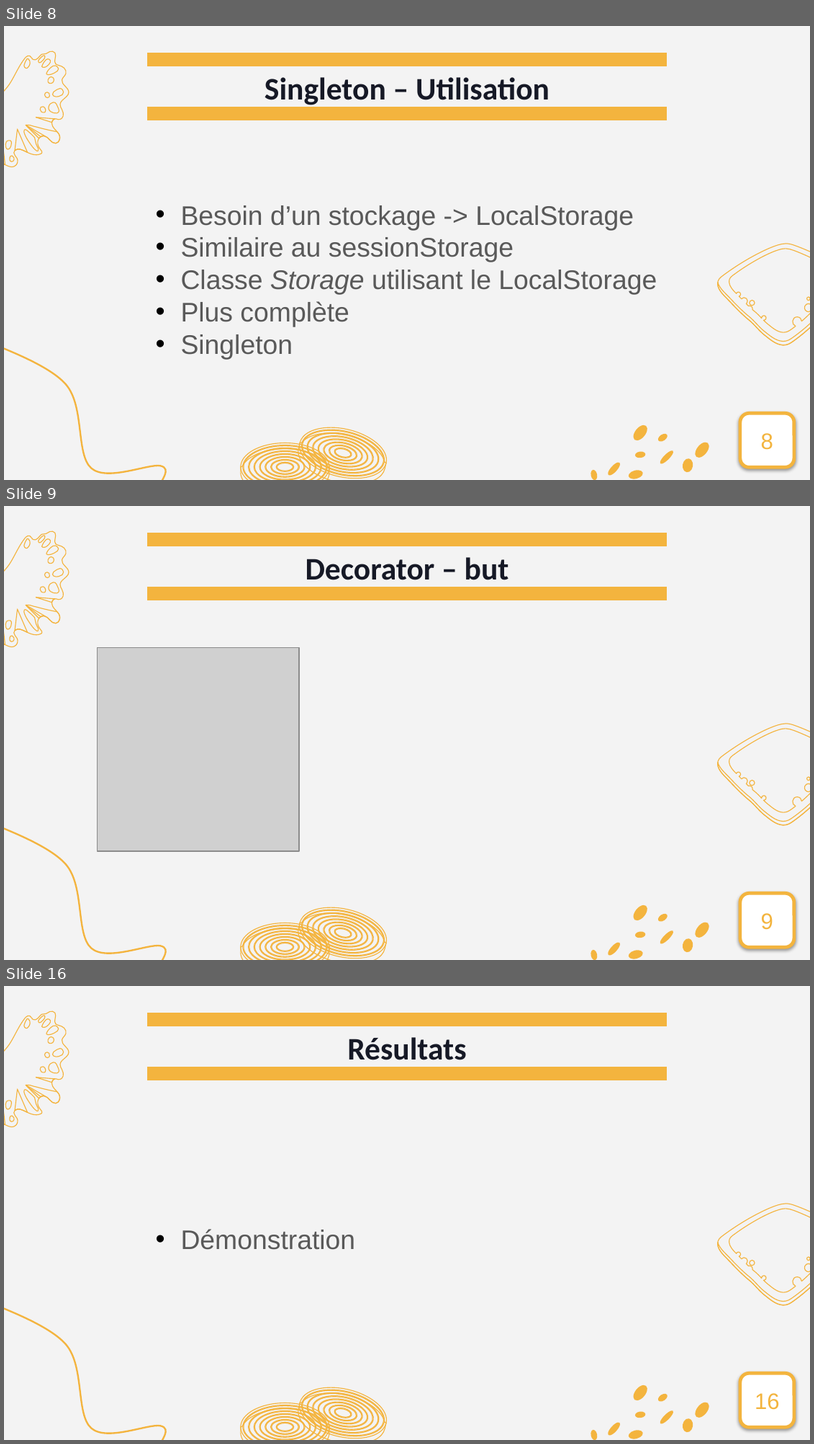
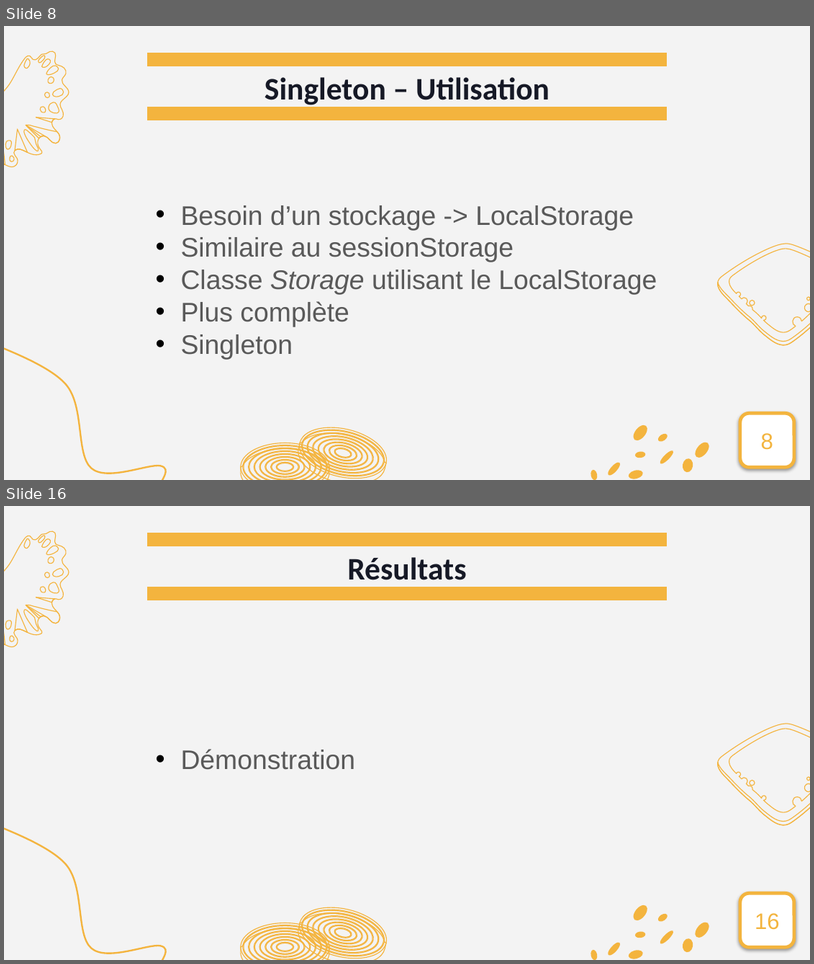
Before and after one commit to guillaumemouchet/Design-Pattern, a slide deck: Projet/DP_Presentation_V2.pptx. Shown one above the other, each under a label of ours: slides 8, 9 and 16 before the commit, slides 8 and 16 after it; the slides between them are not shown. The pictures are 814x1444 and 814x964 pixels, drawn with LibreOffice and Linux fonts; fonts in the diff are those of the drawing; grey boxes stand for pictures. Boxes give left, top, right and bottom in pixels: in the first picture for what was removed or moved away, otherwise in the second. Text is boxed around its words. In the diff, an @@ line names an element or a change of style, - is before the commit and + after.

```diff
--- a/Projet/DP_Presentation_V2.pptx
+++ b/Projet/DP_Presentation_V2.pptx
@@ slide 9 removed at bbox=[4, 506, 810, 960], background #F3F3F3; not listed: 50 template elements that a slide beside it also shows @@
@@ line removed from (147, 539) to (667, 539) @@
@@ title removed at bbox=[306, 557, 509, 587] @@
-Decorator – but
@@ line removed from (147, 593) to (667, 593) @@
@@ picture removed at bbox=[98, 647, 299, 850] @@
@@ page number removed at bbox=[741, 893, 795, 947] @@
-9
```
Also in this commit, not shown: 8 slides changed, 1 slide added.
